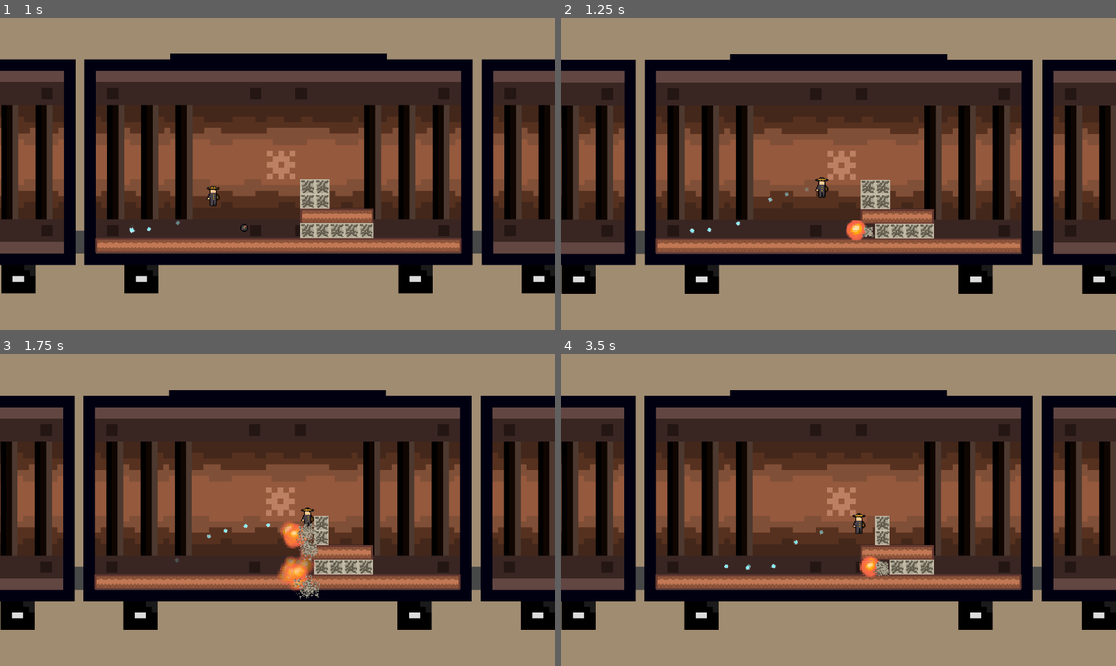
Above: before the commit, frames 1-4 (two rows, left to right).
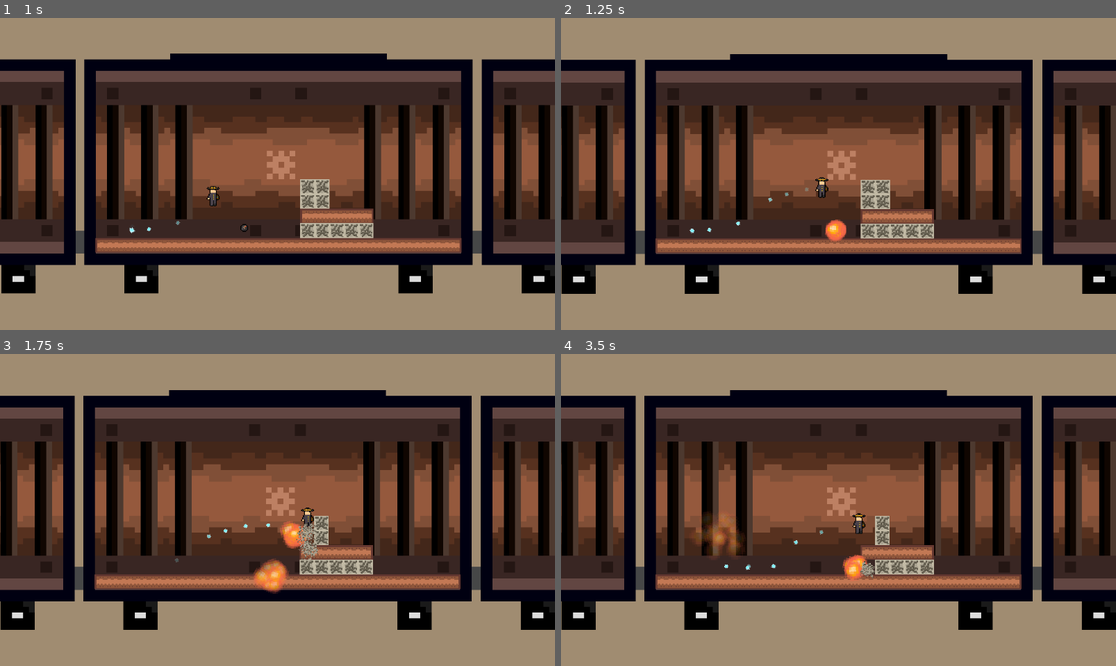
Above: after the commit, the same moments.

Repository: jordanbrotherton/GearDeRail
Game: Godot game, scene res://test.tscn
Same seed, same stepped clock (60 frames per second), same inputs: the game is played once before the commit and once after it.
Inputs:
- Up to frame 1 (1 s): hold Right (ui_right) from 0.53 s (still down); tap X (bomb) at 0.6 s; tap Space (jump) at 0.77 s
- Up to frame 2 (1.25 s): keep holding Right (ui_right)
- Up to frame 3 (1.75 s): keep holding Right (ui_right); tap X (bomb) at 1.35 s; tap Space (jump) at 1.52 s
- Up to frame 4 (3.5 s): release Right (ui_right) at 2.03 s; hold Left (ui_left) 2.03-2.78 s; tap X (bomb) at 2.1, 2.85 s; hold Right (ui_right) from 2.78 s (still down); tap Space (jump) at 3.02 s

Frame 1 is identical in both runs. In frame 2, 0.5% of the frame differs, in the area x 47-57%, y 64-72%; in frame 3, 1.0%; in frame 4, 1.2%, in the area x 24-60%, y 50-73%.

Commit message:
feat: add bomb fuse

Diff:
--- a/entities/bomb/bomb.gd
+++ b/entities/bomb/bomb.gd
@@ -5,31 +5,40 @@
 @export var area: Area2D
 @export var col_shape: CollisionShape2D
 
+@export var fuse_length: float = 0.5
+
 const SPEED = 500.0
 
 var move: float
 
 func set_speed(is_right) -> void:
 	move = SPEED if is_right else -SPEED
+	var timer = Timer.new()
+	add_child(timer)
+	timer.start(fuse_length)
+	timer.timeout.connect(_explode)
 
 func _physics_process(delta: float) -> void:
 	var col = get_last_slide_collision()
 	if col:
-		var e = explosion.instantiate()
-		e.global_position = global_position
-		get_parent().add_child(e)
-		for t in area.get_overlapping_bodies():
-			if t is TileMapLayer:
-				for cell in t.get_used_cells():
-					var local_position = t.to_global(t.map_to_local(cell))
-					if Geometry2D.is_point_in_circle(local_position,col_shape.global_position,(col_shape.shape.radius * scale.x)):
-						var c = t.get_cell_tile_data(cell)
-						if c.has_custom_data("breakable"):
-							var r = rubble.instantiate()
-							r.global_position = local_position
-							get_parent().add_child(r)
-							t.set_cell(cell, -1)
-		queue_free()
+		_explode()
 
 	velocity.x = move
 	move_and_slide()
+
+func _explode():
+	var e = explosion.instantiate()
+	e.global_position = global_position
+	get_parent().add_child(e)
+	for t in area.get_overlapping_bodies():
+		if t is TileMapLayer:
+			for cell in t.get_used_cells():
+				var local_position = t.to_global(t.map_to_local(cell))
+				if Geometry2D.is_point_in_circle(local_position,col_shape.global_position,(col_shape.shape.radius * scale.x)):
+					var c = t.get_cell_tile_data(cell)
+					if c.has_custom_data("breakable"):
+						var r = rubble.instantiate()
+						r.global_position = local_position
+						get_parent().add_child(r)
+						t.set_cell(cell, -1)
+		queue_free()
--- a/entities/player/player.gd
+++ b/entities/player/player.gd
@@ -44,12 +44,12 @@
 
 	if Input.is_action_just_pressed("bomb"):
 		var n = bomb.instantiate()
-		n.set_speed(is_right)
 		n.global_position = global_position
 		if is_right:
 			n.global_position.x += 30
 		else: n.global_position.x -= 30
 		get_parent().add_child(n)
+		n.set_speed(is_right)
 
 	var was_right = is_right
 	if velocity.x > 0: is_right = true
